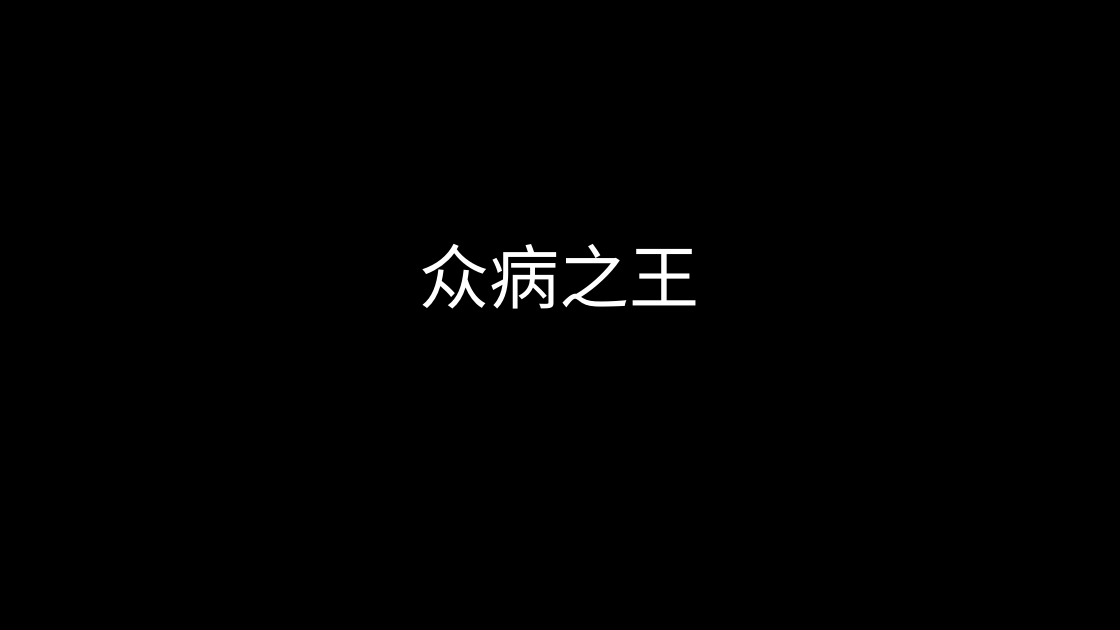
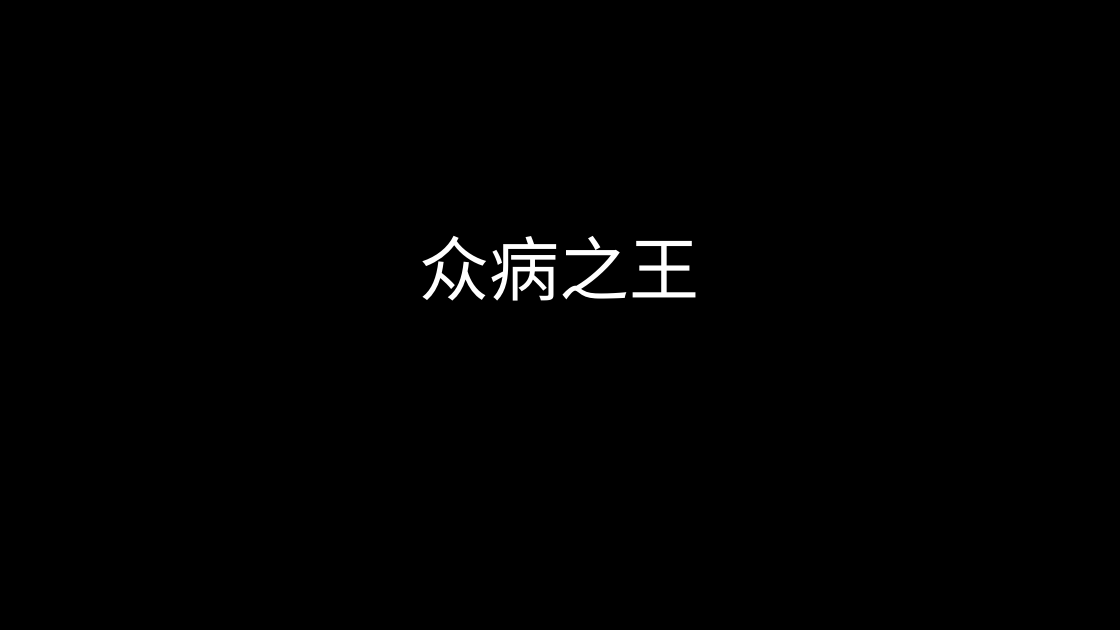
Before and after one commit to FredJiangFei/freetalk, a slide deck: slide 1 of 癌症/癌症.pptx. Drawn at 1120x630 pixels with LibreOffice and Linux fonts; fonts in the diff are those of the drawing. Boxes give left, top, right and bottom in pixels: in the first picture for what was removed or moved away, otherwise in the second. Text is boxed around its words. In the diff, an @@ line names an element or a change of style, - is before the commit and + after.

```diff
--- a/癌症/癌症.pptx
+++ b/癌症/癌症.pptx
@@ title "众病之王": place and size @@
-title "众病之王" at (420,244,700,309)
+title "众病之王" at (420,236,700,301)
@@ title "众病之王" at (420,236,700,301): font Calibri to Noto Sans CJK SC @@
```
Also in this commit, not shown: 14 other slides changed, 1 slide added.
